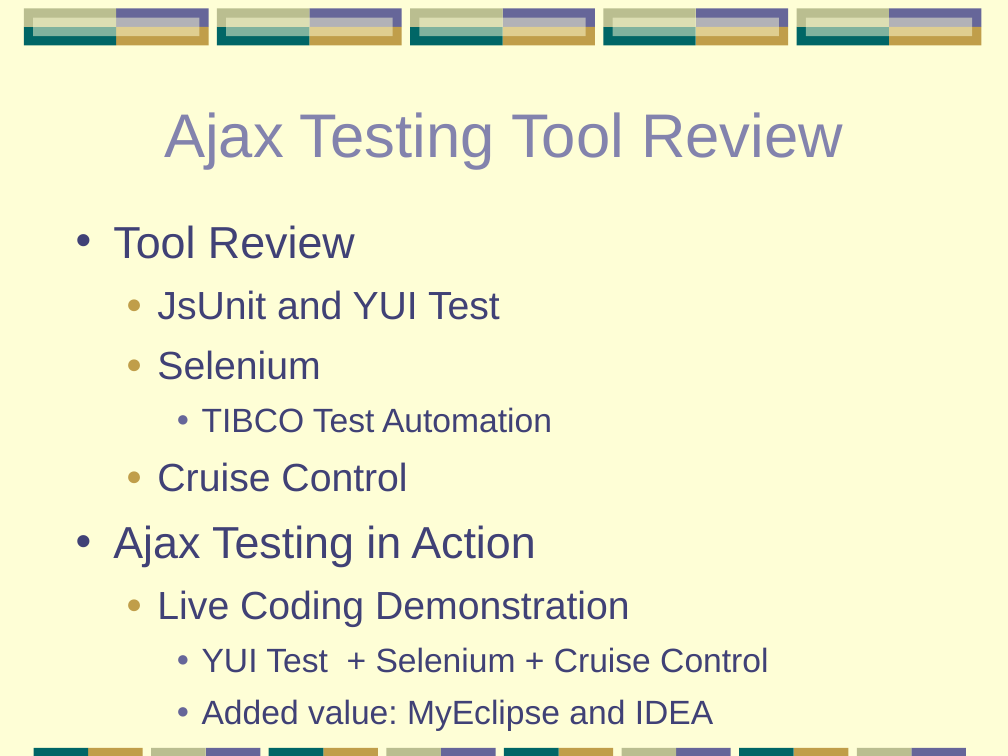
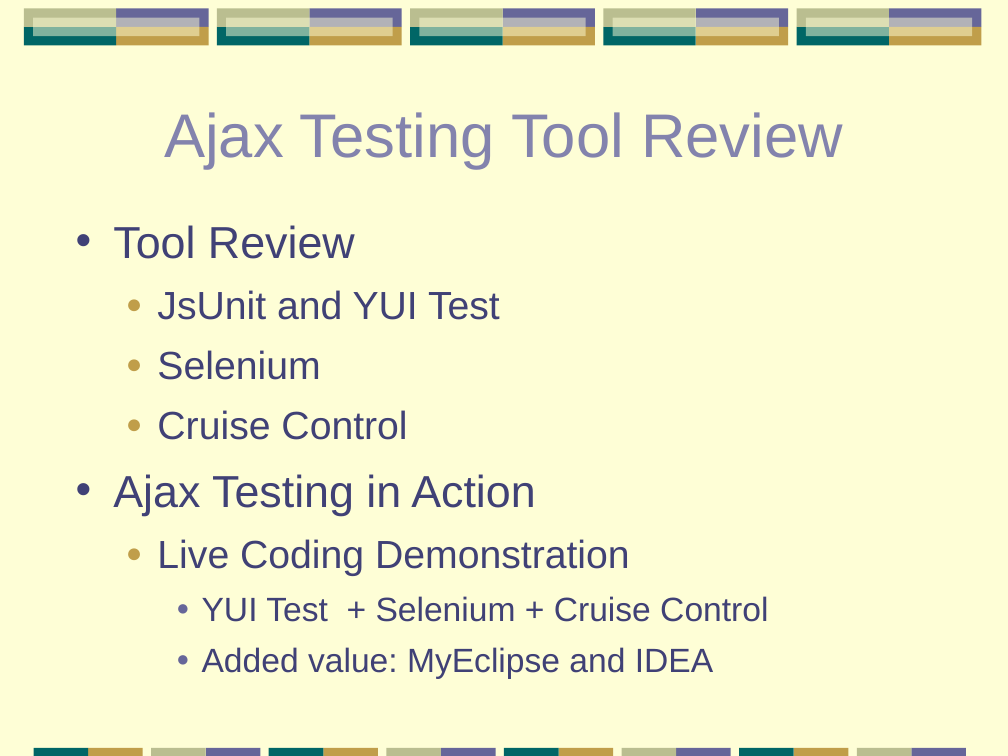
Before and after one commit to papuapost/yazaar, a slide deck: slide 5 of articles/testing-tools/testing-tools.odp. Drawn at 1008x756 pixels with LibreOffice and Linux fonts; fonts in the diff are those of the drawing. Boxes give left, top, right and bottom in pixels: in the first picture for what was removed or moved away, otherwise in the second. Text is boxed around its words. In the diff, an @@ line names an element or a change of style, - is before the commit and + after.

```diff
--- a/articles/testing-tools/testing-tools.odp
+++ b/articles/testing-tools/testing-tools.odp
@@ text at [202,407,552,433]: paragraph removed @@
-    ● TIBCO Test Automation
```
Also in this commit, not shown: 4 other slides changed, 1 other file.
